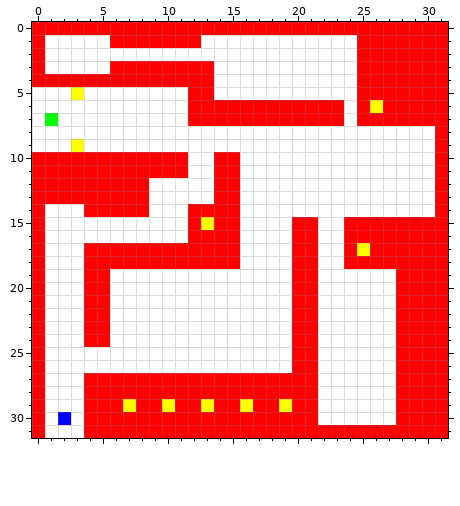
Pixel-art file, stored at assets/map-experiment.ase. The picture above was drawn from the file before the commit.
32x32 pixels, 1 frame.
Now the later version:
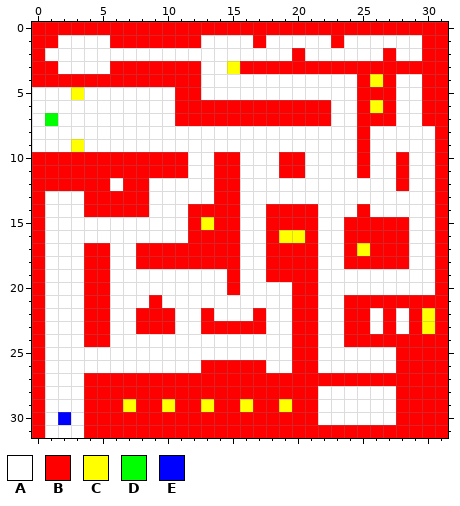
Palette (. is transparent): A #ffffff  B #ff0000  C #ffff00  D #00ff00  E #0000ff
The edit:
Layers "Points of Interest", "Map":
The author changed colour B to colour A in row 1 at x 25 to 29; in row 2 at x 25 to 26 and 28 to 29; in row 3 at x 13; in rows 4 to 5 at x 13 and 28 to 29; in rows 6 to 7 at x 23 and 28 to 29; in row 12 at x 6.
The author changed colour B to colour A in row 13 at x 1 to 3; in rows 15 to 16 at x 29 to 30; in rows 17 to 18 at x 6 to 7 and 29 to 30; in rows 19 to 20 at x 28 to 30; in rows 22 to 23 at x 28.
The author changed colour A to colour B in row 1 at x 1, 17 and 23; in row 2 at x 20; in row 3 at x 1 and 16 to 24; in rows 5 to 7 at x 11; in rows 8 to 9 at x 25; in rows 10 to 11 at x 19 to 20, 25 and 28.
The author changed colour A to colour B in row 12 at x 28; in row 14 at x 18 to 21 and 25; in row 15 at x 18 to 19; in row 16 at x 18; in rows 17 to 18 at x 18 to 19; in row 19 at x 15 and 18 to 19.
The author changed colour A to colour B in row 20 at x 15; in row 21 at x 9 and 24 to 27; in row 22 at x 8 to 10, 13, 17, 24 to 25 and 27; in row 23 at x 8 to 10, 13 to 17, 24 to 25 and 27; in row 24 at x 24 to 27; in row 26 at x 13 to 17.
The author changed colour A to colour B in row 27 at x 22 to 27.
The author changed colour A to colour C in row 3 at x 15; in row 16 at x 19.
The author changed colour B to colour C in row 4 at x 26; in row 16 at x 20; in rows 22 to 23 at x 30.
